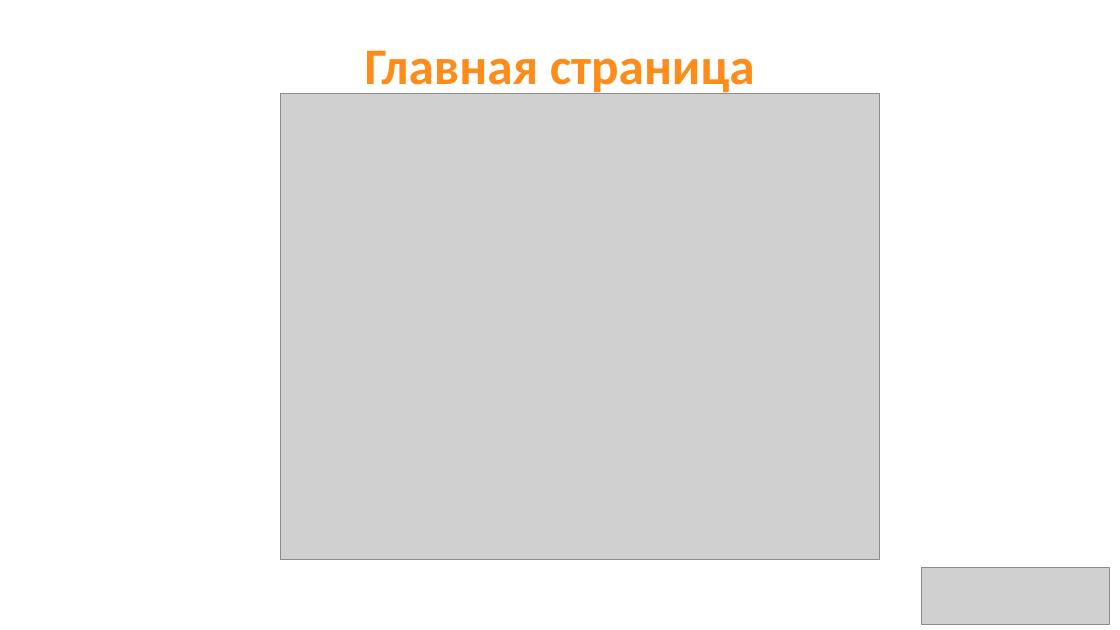
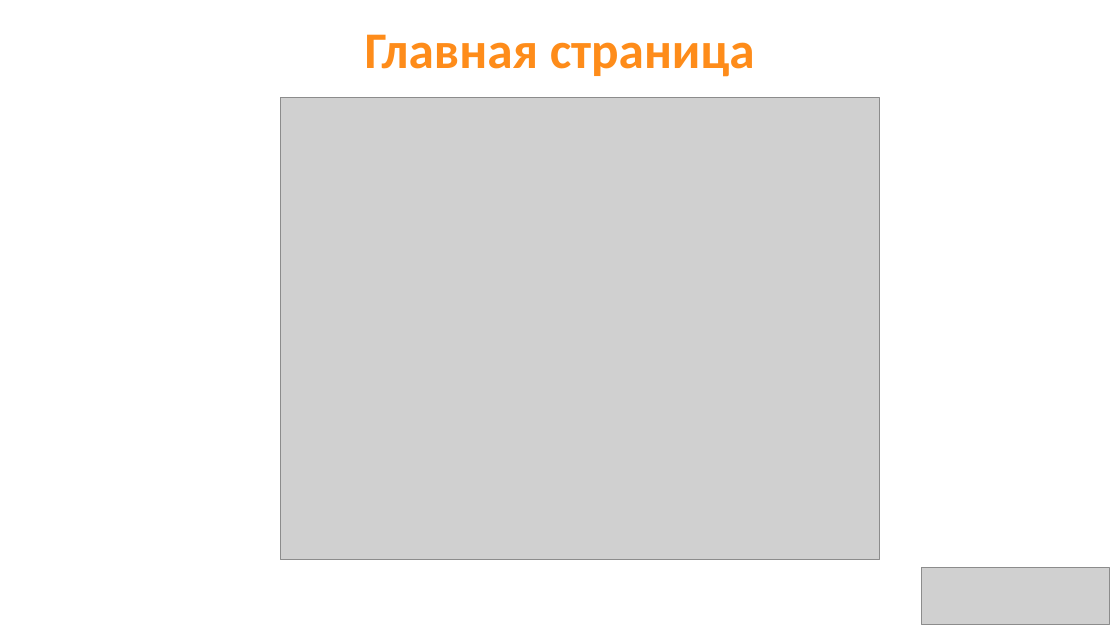
Before and after one commit to aaalace/D-Compare, a slide deck: slide 5 of DOCS/D-COMPARE.pptx (slide 6 before the commit). Drawn at 1120x630 pixels with LibreOffice and Linux fonts; fonts in the diff are those of the drawing; grey boxes stand for pictures. Boxes give left, top, right and bottom in pixels: in the first picture for what was removed or moved away, otherwise in the second. Text is boxed around its words. In the diff, an @@ line names an element or a change of style, - is before the commit and + after.

```diff
--- a/DOCS/D-COMPARE.pptx
+++ b/DOCS/D-COMPARE.pptx
@@ title "Главная страница" rewrapped from (365,50,755,97) to (365,34,755,77) @@
@@ picture: place and size @@
-picture at (280,93,879,560)
+picture at (280,97,879,560)
```
Also in this commit, not shown: 3 other slides changed, 1 slide removed, 2 other files.
